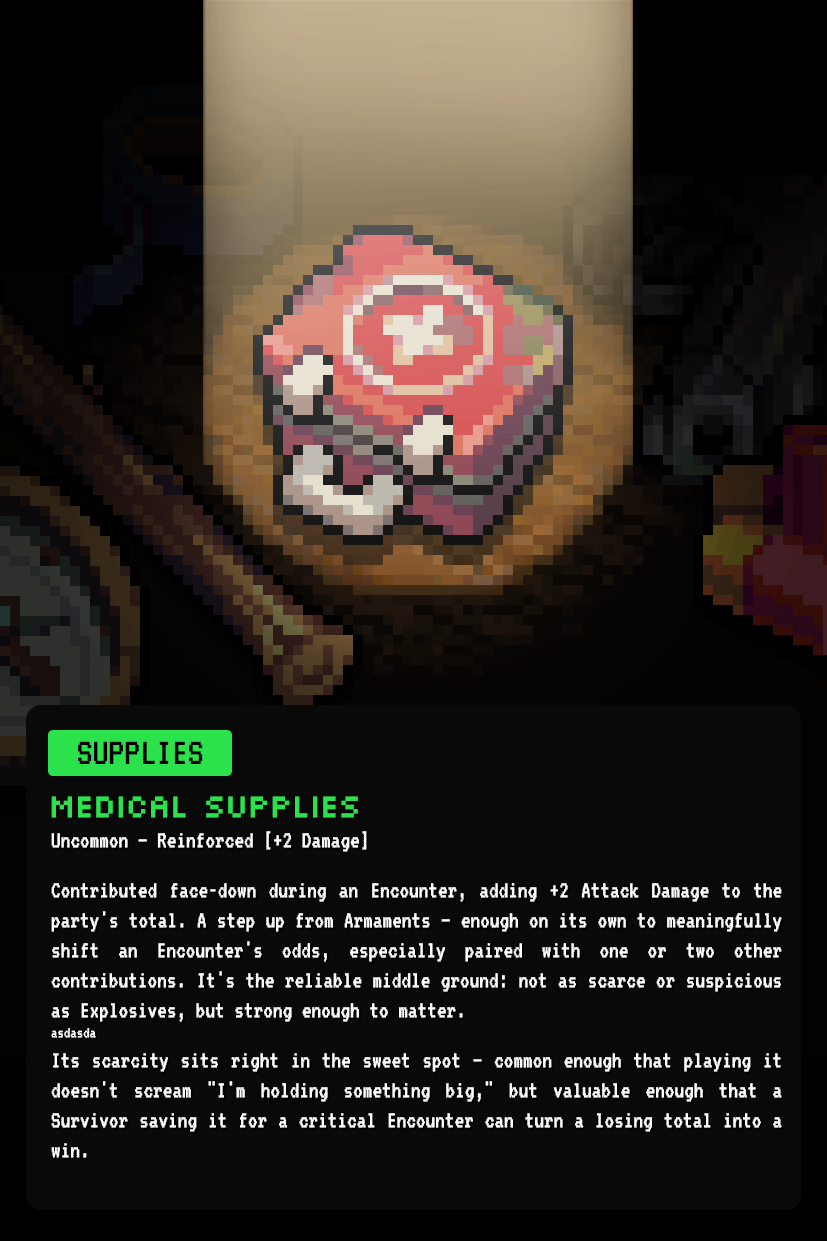
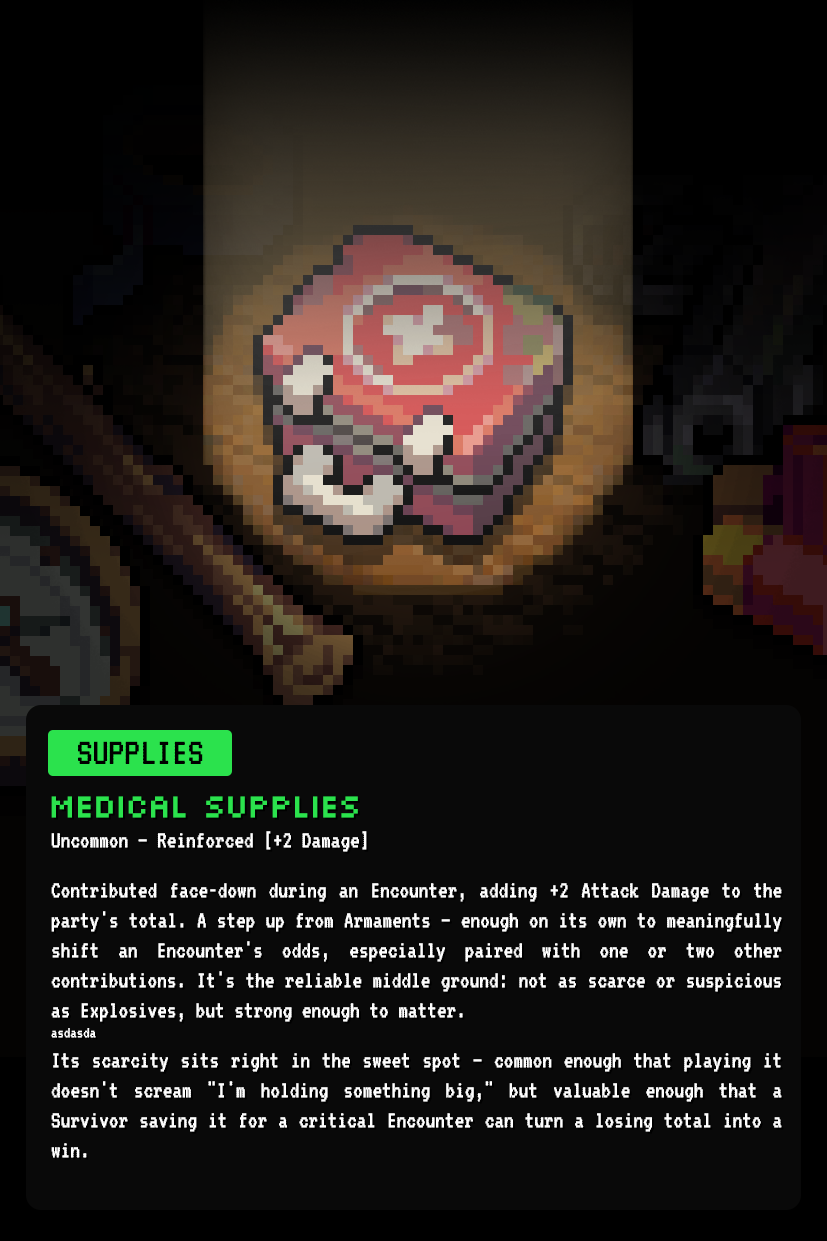
Before/after of a (827, 1241) layered artwork. What changed in the layer stack:
pixels changed over left=0, top=0, right=827, bottom=421 (layer not identified)